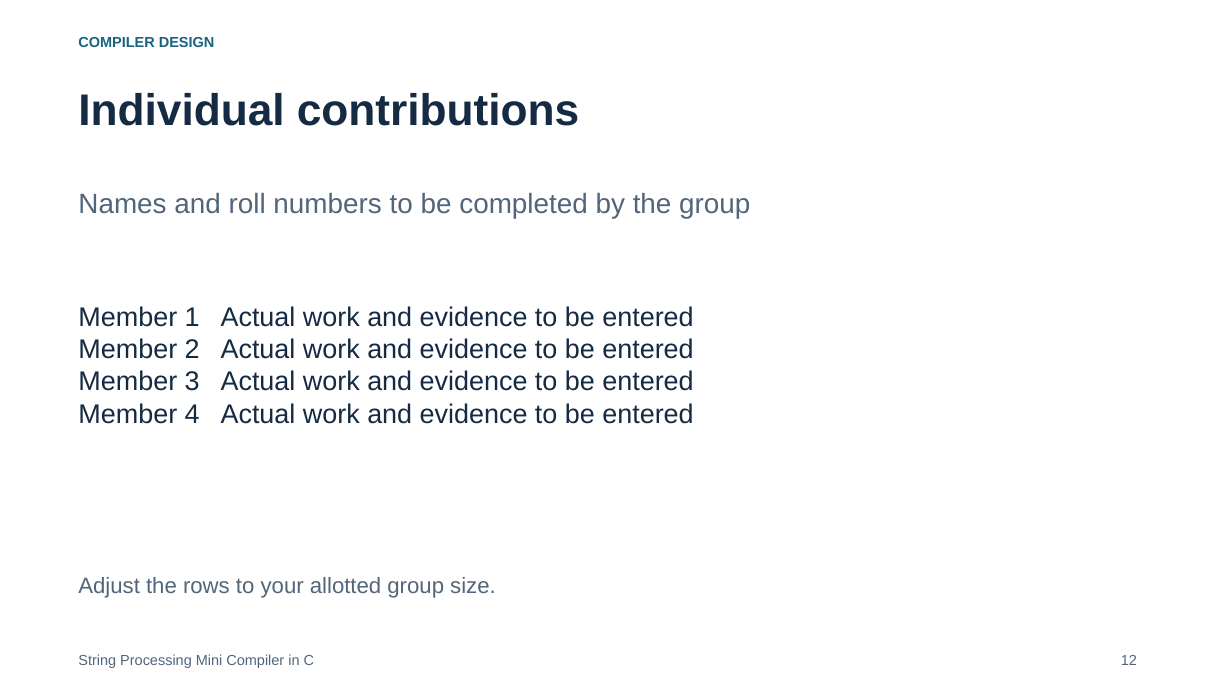
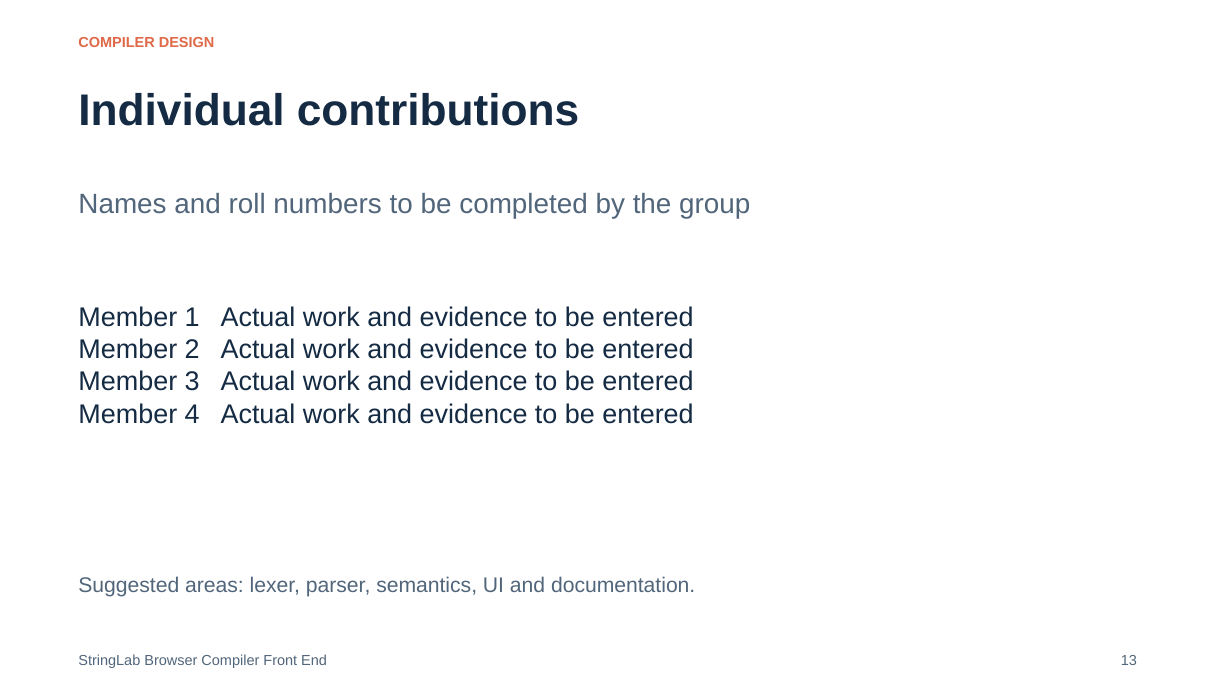
Before and after one commit to Skywalker690/cd-mini-project, a slide deck: slide 13 of submission/Presentation.pptx (slide 12 before the commit). Drawn at 1232x693 pixels with LibreOffice and Linux fonts; fonts in the diff are those of the drawing. Boxes give left, top, right and bottom in pixels: in the first picture for what was removed or moved away, otherwise in the second. Text is boxed around its words. In the diff, an @@ line names an element or a change of style, - is before the commit and + after.

Commit message:
refactor: replace console compiler with static browser playground

```diff
--- a/submission/Presentation.pptx
+++ b/submission/Presentation.pptx
@@ text "COMPILER DESIGN" at box(78, 37, 215, 47): text colour #1A6383 to #DF6948 @@
@@ text at box(78, 576, 695, 597): text changed; size 17.2 to 16.5 pt @@
-Adjust the rows to your allotted group size.
+Suggested areas: lexer, parser, semantics, UI and documentation.
@@ text at box(78, 654, 327, 668): text changed @@
-String Processing Mini Compiler in C
+StringLab Browser Compiler Front End
@@ text at box(1121, 655, 1137, 665): text changed @@
-12
+13
```
Also in this commit, not shown: 9 other slides changed, 3 slides added, 2 slides removed, 57 other files.
